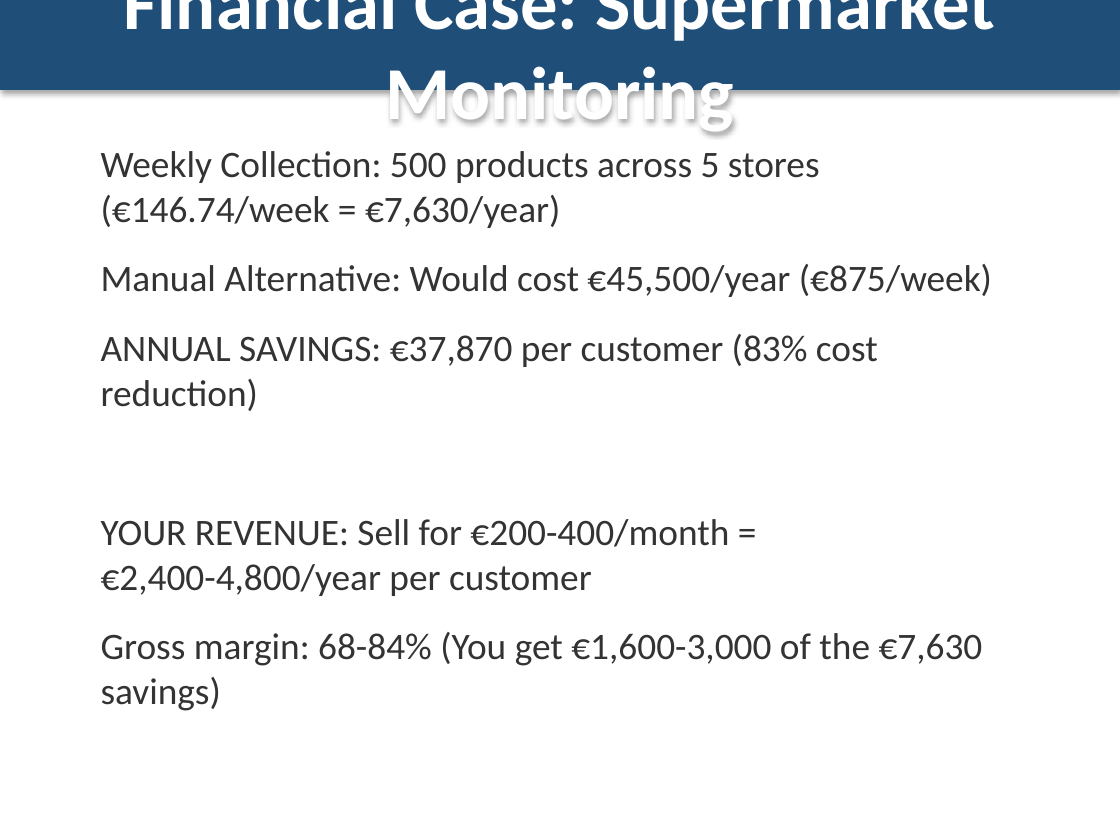
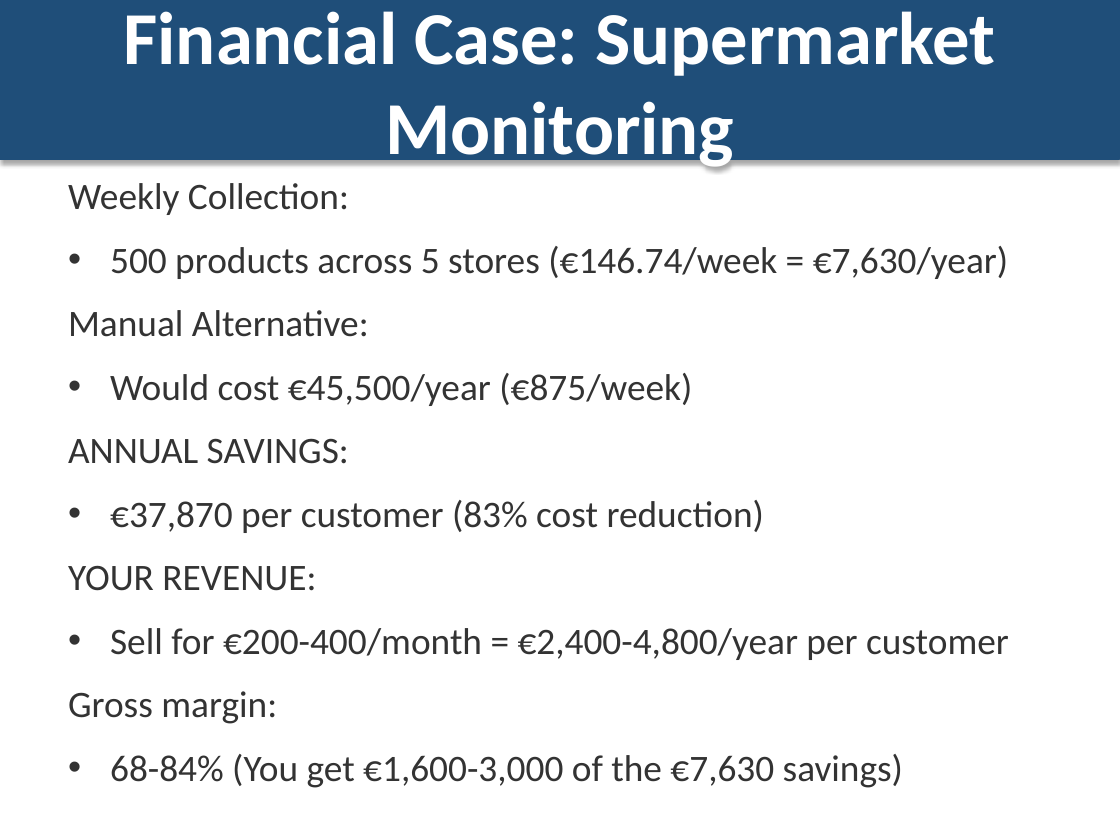
Before and after one commit to horaciofonseca-dev/snipping-prices-tool, a slide deck: slide 4 of CAPSTONE_DELIVERABLES/Snipper_Tool_DaaS_Pitch.pptx. Drawn at 1120x840 pixels with LibreOffice and Linux fonts; fonts in the diff are those of the drawing. Boxes give left, top, right and bottom in pixels: in the first picture for what was removed or moved away, otherwise in the second. Text is boxed around its words. In the diff, an @@ line names an element or a change of style, - is before the commit and + after.

```diff
--- a/CAPSTONE_DELIVERABLES/Snipper_Tool_DaaS_Pitch.pptx
+++ b/CAPSTONE_DELIVERABLES/Snipper_Tool_DaaS_Pitch.pptx
@@ rectangle "Financial Case: Supermarket Monitoring": place and size @@
-rectangle "Financial Case: Supermarket Monitoring" at [0, 0, 1120, 90]
+rectangle "Financial Case: Supermarket Monitoring" at [0, 0, 1120, 159]
@@ text at [68, 183, 1009, 788]: text changed @@
-Weekly Collection: 500 products across 5 stores (€146.74/week = €7,630/year)
-Manual Alternative: Would cost €45,500/year (€875/week)
-ANNUAL SAVINGS: €37,870 per customer (83% cost reduction)
-YOUR REVENUE: Sell for €200-400/month = €2,400-4,800/year per customer
-Gross margin: 68-84% (You get €1,600-3,000 of the €7,630 savings)
+Weekly Collection:
+• 500 products across 5 stores (€146.74/week = €7,630/year)
+Manual Alternative:
+• Would cost €45,500/year (€875/week)
+ANNUAL SAVINGS:
+• €37,870 per customer (83% cost reduction)
+YOUR REVENUE:
+• Sell for €200-400/month = €2,400-4,800/year per customer
+Gross margin:
+• 68-84% (You get €1,600-3,000 of the €7,630 savings)
```
Also in this commit, not shown: 9 other slides changed, 4 slides removed, 8 other files.
